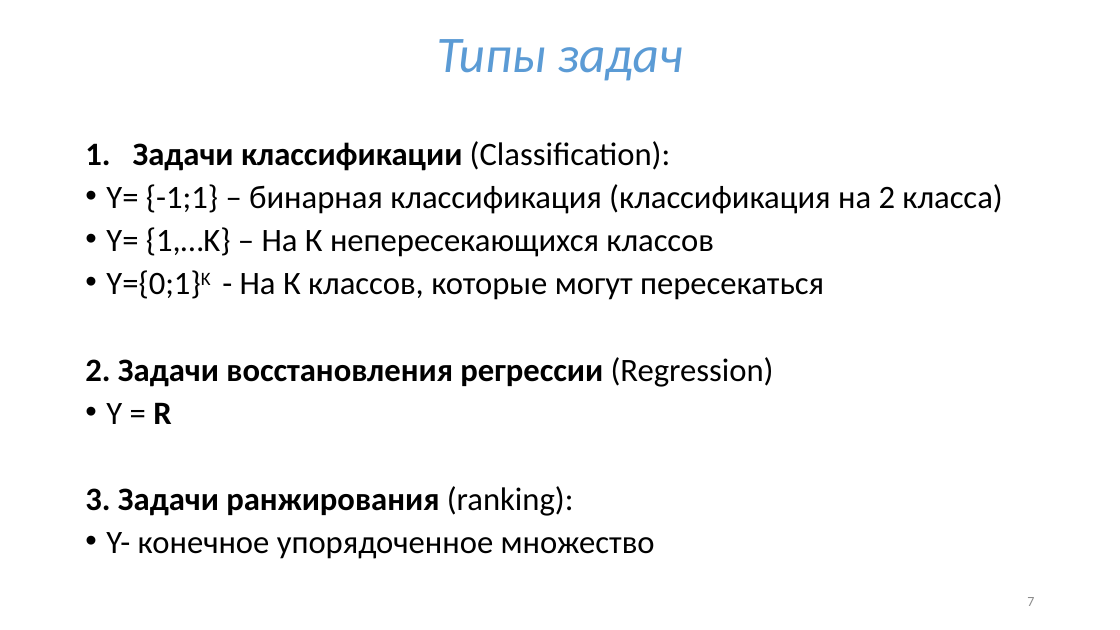
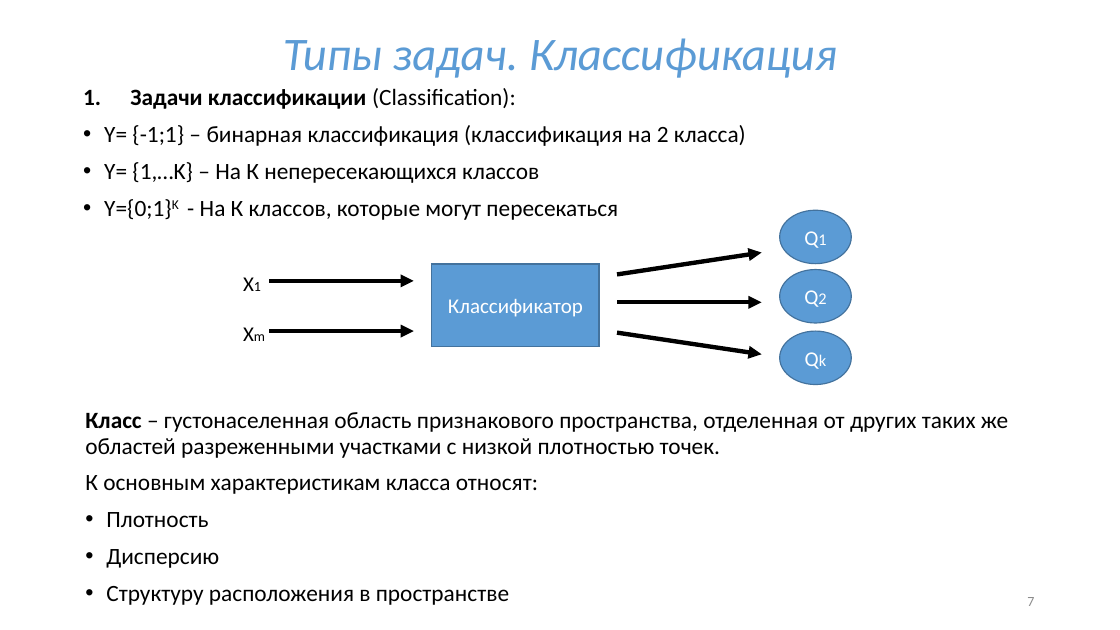
Before and after one commit to uii-mpei/uii-mpei.github.io, a slide deck: slide 7 of study/courses/iis/IIS_lec_1.pptx. Drawn at 1120x630 pixels with LibreOffice and Linux fonts; fonts in the diff are those of the drawing. Boxes give left, top, right and bottom in pixels: in the first picture for what was removed or moved away, otherwise in the second. Text is boxed around its words. In the diff, an @@ line names an element or a change of style, - is before the commit and + after.

```diff
--- a/study/courses/iis/IIS_lec_1.pptx
+++ b/study/courses/iis/IIS_lec_1.pptx
@@ title at (x1=283, y1=38, x2=837, y2=78): text changed; size 44 to 40 pt @@
-Типы задач
+Типы задач. Классификация
@@ text "Задачи классификации (Classification):" moved from (x1=85, y1=141, x2=1002, y2=559) to (x1=104, y1=88, x2=746, y2=220) @@
@@ text "Задачи классификации (Classification):" at (x1=104, y1=88, x2=746, y2=220): size 28 to 20 pt; line spacing 0.8 to 0.9 @@
@@ ellipse added at (x1=780, y1=210, x2=851, y2=264), fill #5B9BD5, outline #43739E 1 pt, 18 pt, text #FFFFFF @@
+Q1
@@ text added at (x1=234, y1=266, x2=274, y2=351), 18 pt, text #000000 @@
+Х1
+Хm
@@ rectangle added at (x1=432, y1=264, x2=599, y2=346), fill #5B9BD5, outline #43739E 1 pt, 18 pt, text #FFFFFF @@
+Классификатор
@@ arrow added from (618, 275) to (762, 253), #000000 3.75 pt @@
@@ arrow added from (269, 281) to (414, 281), #000000 3.75 pt @@
@@ ellipse added at (x1=780, y1=270, x2=851, y2=323), fill #5B9BD5, outline #43739E 1 pt, 18 pt, text #FFFFFF @@
+Q2
@@ arrow added from (618, 302) to (762, 302), #000000 3.75 pt @@
@@ text at (x1=85, y1=357, x2=774, y2=559): paragraphs removed @@
-2. Задачи восстановления регрессии (Regression)
-• Y = R
-3. Задачи ранжирования (ranking):
-• Y- конечное упорядоченное множество
@@ arrow added from (269, 331) to (414, 331), #000000 3.75 pt @@
@@ arrow added from (618, 333) to (762, 355), #000000 3.75 pt @@
@@ ellipse added at (x1=780, y1=331, x2=851, y2=385), fill #5B9BD5, outline #43739E 1 pt, 18 pt, text #FFFFFF @@
+Qk
@@ text added at (x1=85, y1=412, x2=1008, y2=605), 20 pt, text #000000 @@
+Класс – густонаселенная область признакового пространства, отделенная от других таких же областей разреженными участками с низкой плотностью точек.
+К основным характеристикам класса относят:
+• Плотность
+• Дисперсию
+• Структуру расположения в пространстве
```
Also in this commit, not shown: 1 slide added, 1 slide removed, 29 other files.
